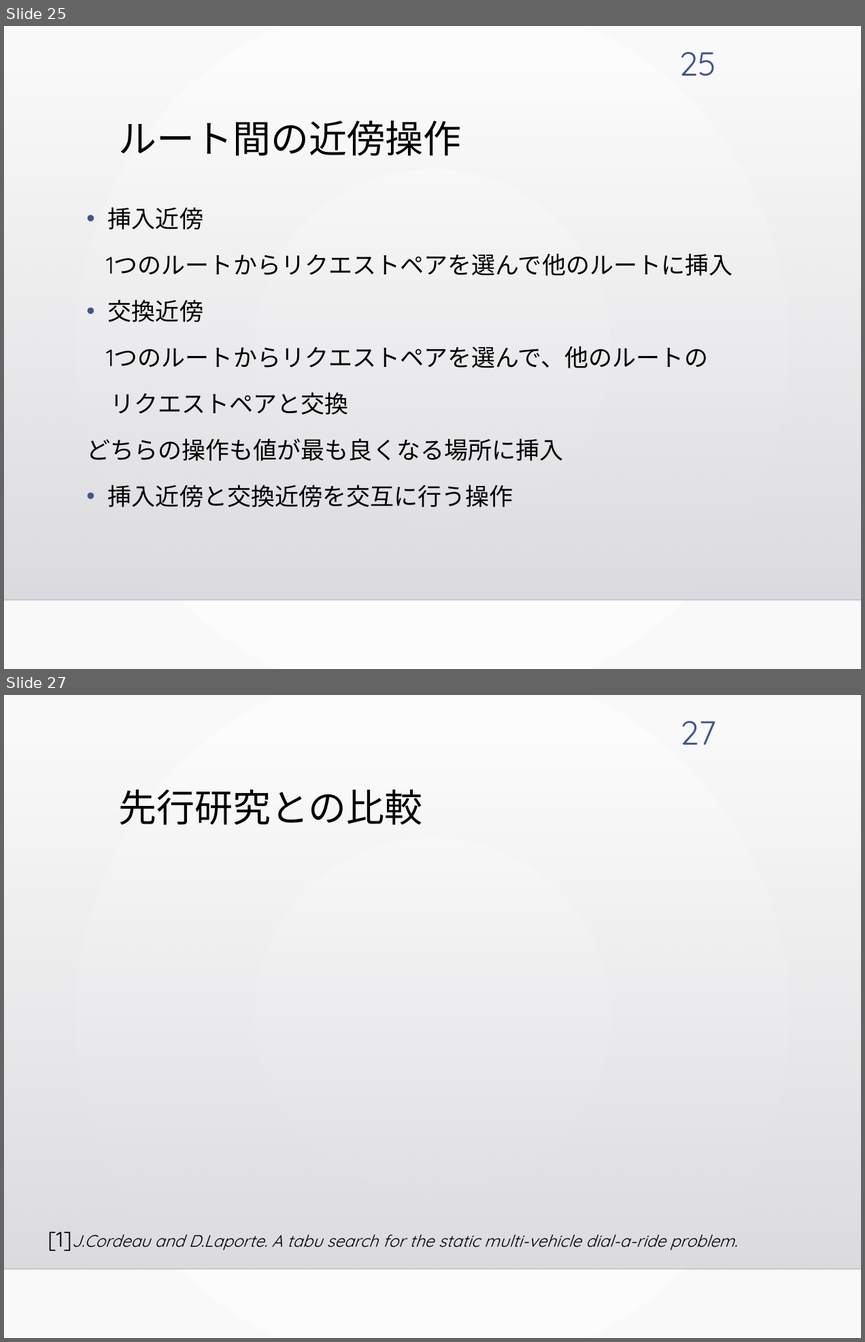
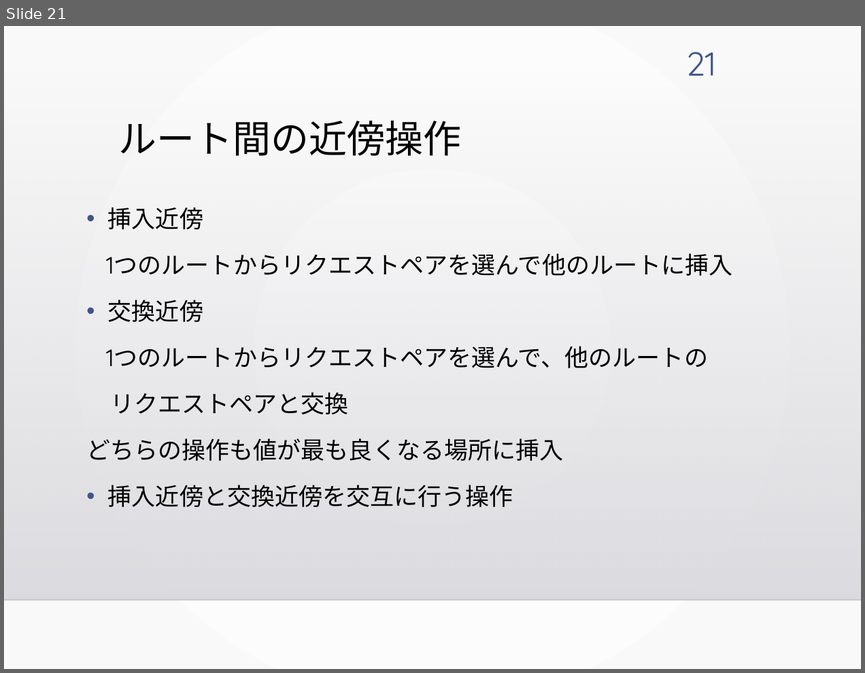
Before and after one commit to kotaro400/DARP, a slide deck: 中間発表_M1.pptx. Shown one above the other, each under a label of ours: slides 25 and 27 before the commit, slide 21 after it; the slides between them are not shown. The pictures are 865x1342 and 865x673 pixels, drawn with LibreOffice and Linux fonts; fonts in the diff are those of the drawing; grey boxes stand for pictures; background and template pictures are left out. Boxes give left, top, right and bottom in pixels: in the first picture for what was removed or moved away, otherwise in the second. Text is boxed around its words. In the diff, an @@ line names an element or a change of style, - is before the commit and + after.

```diff
--- a/中間発表_M1.pptx
+++ b/中間発表_M1.pptx
@@ slide 27 removed at [4,695,861,1338], background gradient #FFFFFF to #FAFAFA; not listed: 2 template elements that a slide beside it also shows @@
@@ page number removed at [680,721,716,745] @@
-27
@@ title removed at [118,790,423,825] @@
-先行研究との比較
@@ text removed at [48,1232,737,1251] @@
-[1]J.Cordeau and D.Laporte. A tabu search for the static multi-vehicle dial-a-ride problem.
@@ what was slide 25 is now slide 21 @@
@@ page number at [686,52,716,76]: text changed @@
-25
+21
```
Also in this commit, not shown: 4 slides changed, 1 slide added, 5 other slides removed, 10 other files.
